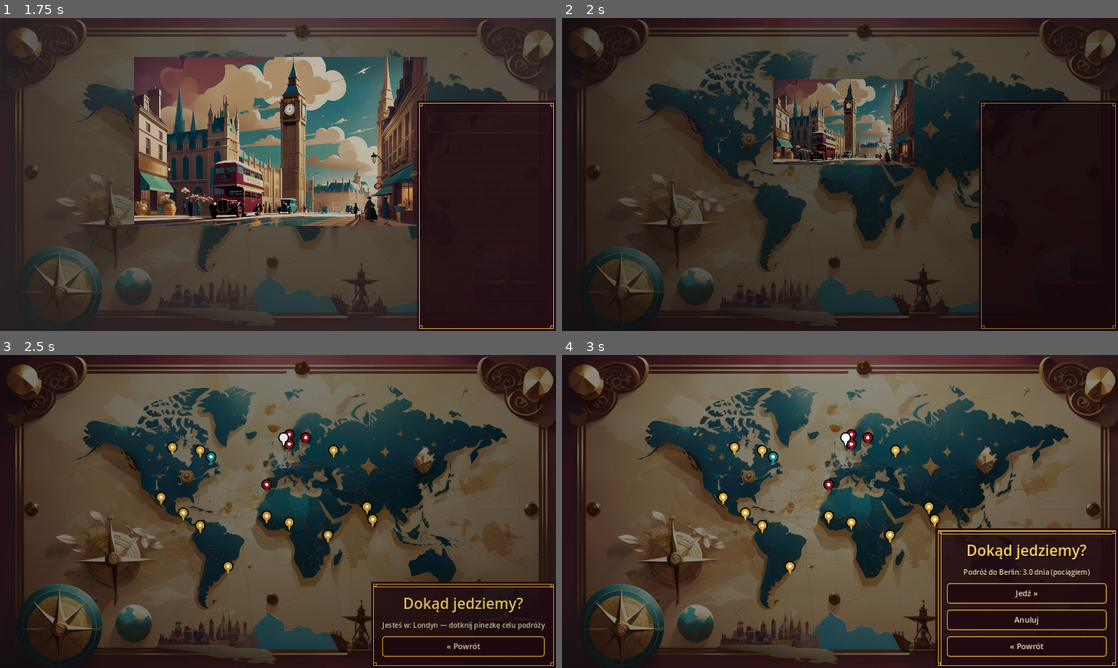
Above: before the commit, frames 1-4 (two rows, left to right).
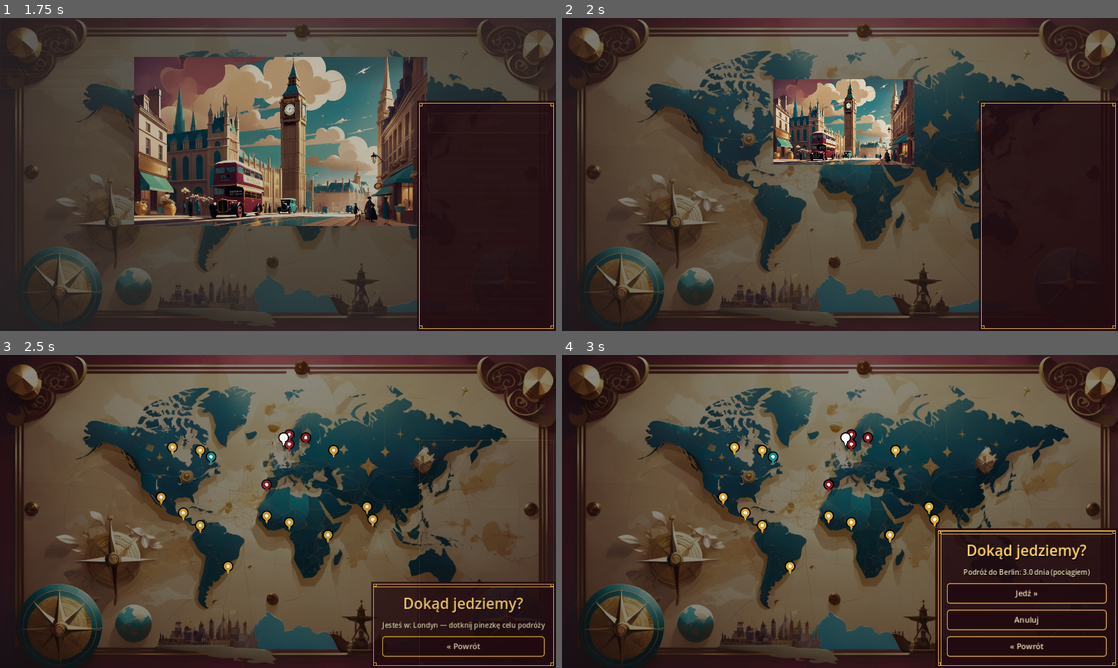
Above: after the commit, the same moments.

Repository: cinekm20/the-forger-retro-tycoon
Game: Godot game, scene res://scenes/main_menu/MainMenu.tscn
The game is run twice, just before and just after one commit, with the same random seed, the same clock (stepped at 60 frames per second) and the same inputs.
Inputs (mouse positions are in pixels of both pictures, inside the frame that each line leads up to):
- Up to frame 1 (1.75 s): click "Nowa gra" at 0.5 s; click "Jedź »" at 1.25 s
- Up to frame 2 (2 s): no input
- Up to frame 3 (2.5 s): no input
- Up to frame 4 (3 s): click (867, 439) at 2.77 s

Frame 1 is identical in both runs. In frame 2, 45% of the frame differs, in the area x 2-100%, y 0-100%; in frame 3, less than 0.1%; in frame 4, nothing differs.

Commit message:
Zastąp wygaszanie do czerni zrzutem klatki — płynne przejście bez czerni
Użytkownik: przejście powinno się "pojawić normalnie", nie przechodzić
przez czarny ekran. goto_scene_after_fade (przyciemnienie do czerni)
zastąpione przez goto_scene_crossfade: zamiast ciemnieć, robi zrzut
DOKŁADNIE ostatniej klatki animacji zoom (get_viewport().get_texture())
i pokazuje go jako nieruchomy obrazek nad wszystkim, podczas gdy silnik
usuwa starą scenę i buduje nową pod spodem — dopiero potem zrzut płynnie
znika, odsłaniając nową scenę. Koniec zoomu i początek kolejnej sceny z
założenia wyglądają niemal identycznie (to samo tło, ta sama nakładka),
więc przejście wychodzi jako płynne pojawienie się, bez przebijania się
przez czerń.

Diff:
--- a/game/scenes/hub/Hub.gd
+++ b/game/scenes/hub/Hub.gd
@@ -153,17 +153,6 @@
 	hub_bg.pivot_offset = target_pos
 	var pin_scale := MapPinScript.PIN_SIZE / viewport_size
 
-	## Płynne wygaszenie do czerni w ostatniej jednej trzeciej animacji,
-	## zsynchronizowane tak, żeby dojść do pełnej czerni DOKŁADNIE w
-	## momencie zakończenia reszty animacji — maskuje klatkę przerwy, którą
-	## silnik potrafi wyrenderować przy change_scene_to_file() (patrz
-	## SceneRouter.goto_scene_after_fade). Nagłe, natychmiastowe przykrycie
-	## tuż przed przełączeniem (bez tego płynnego tweena) samo wygląda jak
-	## mrugnięcie — dlatego to musi być część TEJ SAMEJ animacji zoom, a nie
-	## osobny krok po niej.
-	var fade_cover := SceneRouter.get_fade_cover()
-	fade_cover.color.a = 0.0
-
 	var tween := create_tween()
 	tween.set_parallel(true)
 	tween.tween_property(map_bg, "modulate:a", 1.0, ZOOM_OUT_DURATION)
@@ -171,8 +160,11 @@
 	tween.tween_property(hub_bg, "scale", pin_scale, ZOOM_OUT_DURATION)
 	tween.tween_property(root_panel, "modulate:a", 0.0, ZOOM_OUT_DURATION * 0.5)
 	tween.tween_property(top_row, "modulate:a", 0.0, ZOOM_OUT_DURATION * 0.5)
-	tween.tween_property(fade_cover, "color:a", 1.0, ZOOM_OUT_DURATION * 0.35).set_delay(ZOOM_OUT_DURATION * 0.65)
-	tween.chain().tween_callback(func(): SceneRouter.goto_scene_after_fade(SceneRouter.TRAVEL_MAP))
+	## goto_scene_crossfade zamiast goto_scene: robi zrzut ostatniej klatki
+	## zoomu i płynnie z niego wygasza do nowej sceny pod spodem, zamiast
+	## nagłego cięcia (patrz SceneRouter.gd) — bez tego widać mrugnięcie
+	## dokładnie w momencie przełączenia scen.
+	tween.chain().tween_callback(func(): SceneRouter.goto_scene_crossfade(SceneRouter.TRAVEL_MAP))
 
 
 func _set_buttons_disabled(disabled: bool) -> void:
--- a/game/scenes/travel_animation/TravelAnimation.gd
+++ b/game/scenes/travel_animation/TravelAnimation.gd
@@ -114,16 +114,13 @@
 	arrival_overlay.mouse_filter = Control.MOUSE_FILTER_IGNORE
 	arrival_bg.add_child(arrival_overlay)
 
-	## Patrz analogiczny komentarz w Hub.gd _on_travel_pressed — przyciemnienie
-	## musi być częścią TEJ SAMEJ animacji zoom (zsynchronizowane z jej
-	## końcem), nie osobnym, nagłym krokiem po niej.
-	var fade_cover := SceneRouter.get_fade_cover()
-	fade_cover.color.a = 0.0
-
 	var tween := create_tween()
 	tween.set_parallel(true)
 	tween.tween_property(arrival_bg, "scale", Vector2.ONE, ARRIVAL_ZOOM_DURATION)
 	tween.tween_property(map_overlay, "modulate:a", 0.0, ARRIVAL_ZOOM_DURATION)
 	tween.tween_property(root_panel, "modulate:a", 0.0, ARRIVAL_ZOOM_DURATION * 0.5)
-	tween.tween_property(fade_cover, "color:a", 1.0, ARRIVAL_ZOOM_DURATION * 0.35).set_delay(ARRIVAL_ZOOM_DURATION * 0.65)
-	tween.chain().tween_callback(func(): SceneRouter.goto_scene_after_fade(SceneRouter.HUB))
+	## goto_scene_crossfade zamiast goto_scene: robi zrzut ostatniej klatki
+	## zoomu i płynnie z niego wygasza do Huba pod spodem, zamiast nagłego
+	## cięcia (patrz SceneRouter.gd) — bez tego widać mrugnięcie dokładnie
+	## w momencie przełączenia scen.
+	tween.chain().tween_callback(func(): SceneRouter.goto_scene_crossfade(SceneRouter.HUB))
--- a/game/scripts/autoload/SceneRouter.gd
+++ b/game/scripts/autoload/SceneRouter.gd
@@ -22,39 +22,50 @@
 	goto_scene(HUB)
 
 
-var _fade_cover: ColorRect
-
-## Leniwie tworzy (raz, na cały czas gry) pełnoekranowy czarny prostokąt w
-## CanvasLayer należącym do tego autoloadu — dzięki temu przetrwa
-## change_scene_to_file() (usuwa tylko drzewo AKTUALNEJ sceny, nie dzieci
-## autoloadów). Zwrócony węzeł ma animować SAM wywołujący kod, jako część
-## WŁASNEGO tweena zoom (patrz Hub._on_travel_pressed/
-## TravelAnimation._play_arrival_zoom_in) — nagłe cover.color.a = 1 tuż przed
-## przełączeniem sceny dawałoby dokładnie to samo mrugnięcie/"blink", którego
-## unikamy; przyciemnienie musi być płynne i zsynchronizowane z KOŃCEM
-## animacji, nie osobnym, nagłym cięciem.
-func get_fade_cover() -> ColorRect:
-	if _fade_cover == null:
-		var layer := CanvasLayer.new()
-		layer.layer = 100
-		add_child(layer)
-		_fade_cover = ColorRect.new()
-		_fade_cover.color = Color(0, 0, 0, 0)
-		_fade_cover.set_anchors_preset(Control.PRESET_FULL_RECT)
-		_fade_cover.mouse_filter = Control.MOUSE_FILTER_IGNORE
-		layer.add_child(_fade_cover)
-	return _fade_cover
+var _snapshot_layer: CanvasLayer
+var _snapshot_rect: TextureRect
 
 
-## Wołać, gdy ekran jest już w pełni przykryty przez get_fade_cover()
-## (color:a == 1). change_scene_to_file() usuwa starą scenę i buduje nową
-## (Hub.gd/TravelMap.gd tworzą sporo UI programistycznie w _ready()), więc
-## silnik potrafi wyrenderować klatkę pustego tła między starą a nową sceną
-## — stąd dwie klatki odczekane PRZED wygaszeniem przykrycia, żeby dać
-## nowej scenie czas na pierwszy pełny _ready() + narysowaną klatkę.
-func goto_scene_after_fade(path: String) -> void:
+func _get_snapshot_rect() -> TextureRect:
+	if _snapshot_layer == null:
+		_snapshot_layer = CanvasLayer.new()
+		_snapshot_layer.layer = 100
+		add_child(_snapshot_layer)
+		_snapshot_rect = TextureRect.new()
+		_snapshot_rect.set_anchors_preset(Control.PRESET_FULL_RECT)
+		_snapshot_rect.expand_mode = TextureRect.EXPAND_IGNORE_SIZE
+		_snapshot_rect.stretch_mode = TextureRect.STRETCH_SCALE
+		_snapshot_rect.mouse_filter = Control.MOUSE_FILTER_IGNORE
+		_snapshot_rect.visible = false
+		_snapshot_layer.add_child(_snapshot_rect)
+	return _snapshot_rect
+
+
+## Jak goto_scene(), ale bez mrugnięcia/czerni: zamiast przyciemniać ekran,
+## robi zrzut DOKŁADNIE tej klatki, którą właśnie widać (czyli ostatniej
+## klatki animacji zoom w Hub.gd/TravelAnimation.gd) i pokazuje go jako
+## nieruchomy obrazek NAD wszystkim, w CanvasLayer należącym do tego
+## autoloadu (więc przetrwa change_scene_to_file(), który usuwa tylko
+## drzewo aktualnej sceny). Pod tym zamrożonym zrzutem silnik w spokoju
+## usuwa starą scenę i buduje nową (Hub.gd/TravelMap.gd tworzą sporo UI
+## programistycznie w _ready(), stąd dwie klatki odczekane na pierwszy
+## pełny _ready() + narysowaną klatkę) — dopiero potem zrzut płynnie
+## znika, odsłaniając nową scenę. Koniec animacji zoom i początek kolejnej
+## sceny z założenia wyglądają niemal identycznie (to samo tło, ta sama
+## nakładka), więc przejście wychodzi jako płynne pojawienie się, a nie
+## cięcie do czerni.
+func goto_scene_crossfade(path: String) -> void:
+	var snapshot := _get_snapshot_rect()
+	var img := get_viewport().get_texture().get_image()
+	snapshot.texture = ImageTexture.create_from_image(img)
+	snapshot.modulate.a = 1.0
+	snapshot.visible = true
+
 	get_tree().change_scene_to_file(path)
 	await get_tree().process_frame
 	await get_tree().process_frame
+
 	var tween := create_tween()
-	tween.tween_property(_fade_cover, "color:a", 0.0, 0.3)
+	tween.tween_property(snapshot, "modulate:a", 0.0, 0.3)
+	await tween.finished
+	snapshot.visible = false
